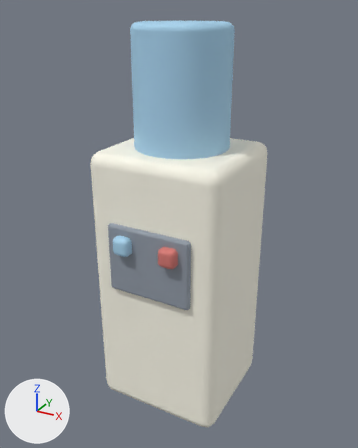
Renders of the glTF model assets/3d/native/officeWaterDispenserAni.glb from each side of a commit.
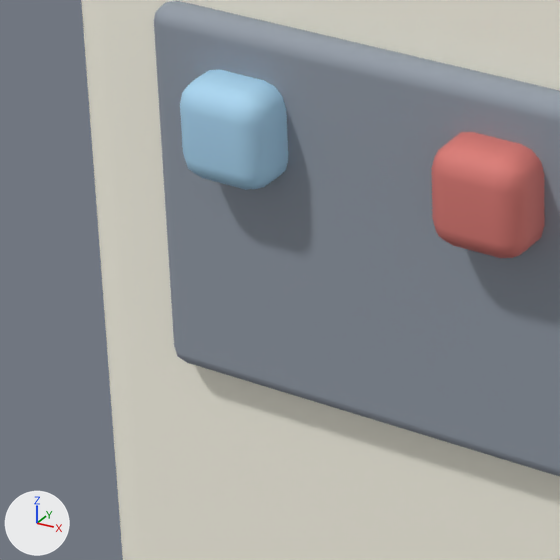
Each version appears first whole from a 50 mm lens placed at (1.27, -2.343, 2.321), pointed at (-0.004, -0.028, 1.163), and next in a close-up on the part from 22% to 51% of the width and 50% to 72% of the height. The axes (+X, +Y, +Z) are drawn at lower left. The lights are the same throughout. The older version's two pictures come first. Where no turn or scale is listed for an object, it has been applied to the vertices.

Names of what the first close-up shows: 'Dispenser recess', 'Tap button', 'Tap button.001', 'Water cooler'.
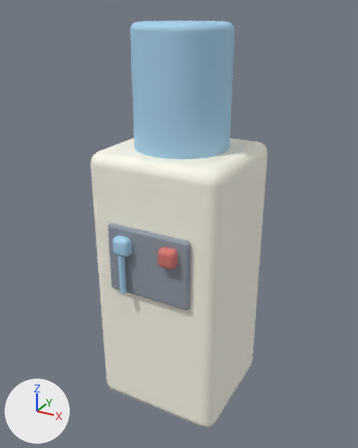
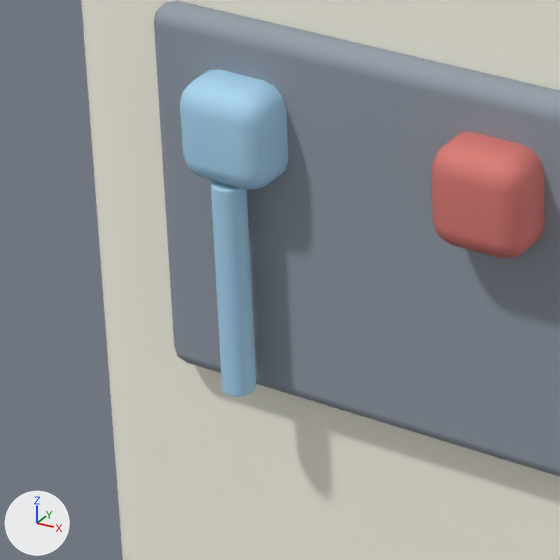
The change in detail:
Mesh me_cylinder_082 is new.
It has 256 vertices, 508 faces and spans x -0.017..0.017, y -0.017..0.017, z -0.115..0.115.
It uses material mat_blue (blue #a9d5f0).
Object 'Interaction water' (ob_interaction_water) is new; it shows me_cylinder_082.
Its location is (-0.14, -0.42, 0.985).

What differs and where, as boxes [x1, y1, x2, y2] in the close-ups (560 x 560 px):
'Interaction water', added (blue): after [211, 181, 256, 397]
